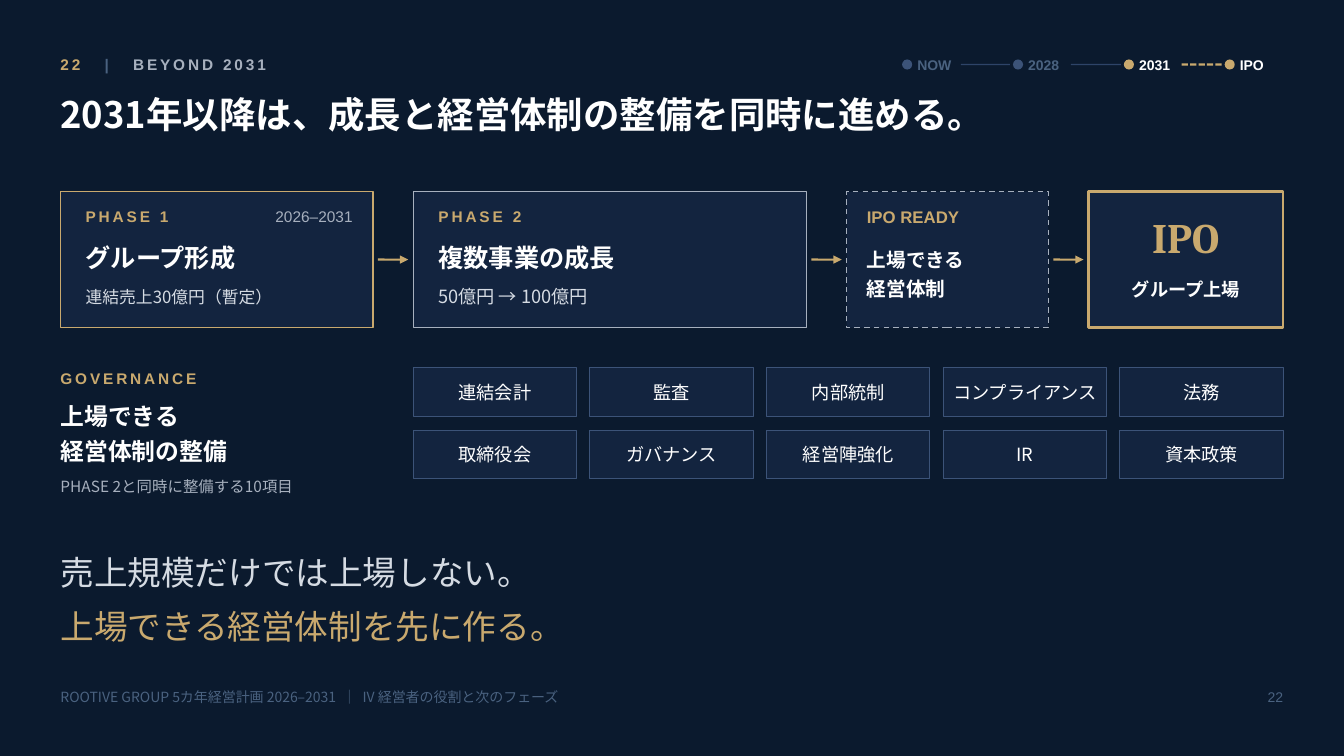
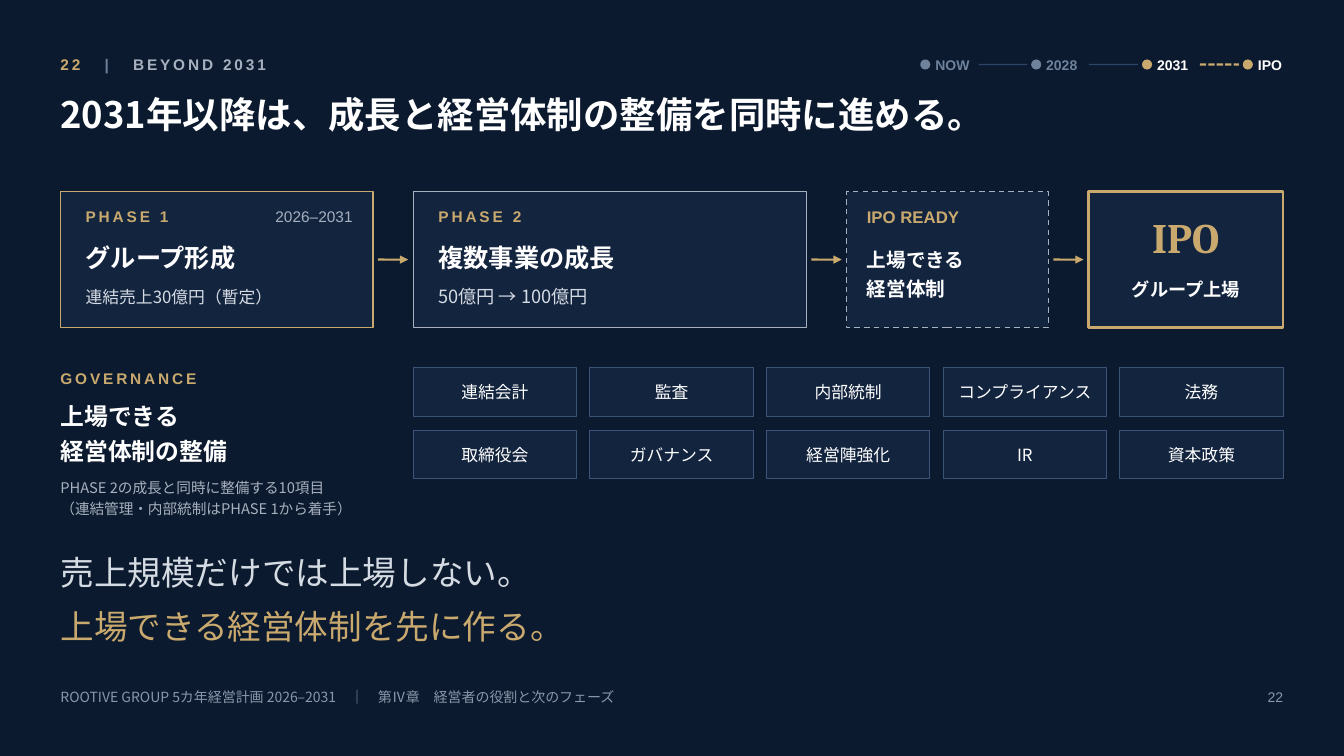
Before and after one commit to rootivebiz-create/ROOTIVE, a slide deck: slide 22 of docs/management-plan/ROOTIVE_GROUP_5year_plan_2026-2031.pptx. Drawn at 1344x756 pixels with LibreOffice and Linux fonts; fonts in the diff are those of the drawing. Boxes give left, top, right and bottom in pixels: in the first picture for what was removed or moved away, otherwise in the second. Text is boxed around its words. In the diff, an @@ line names an element or a change of style, - is before the commit and + after.

```diff
--- a/docs/management-plan/ROOTIVE_GROUP_5year_plan_2026-2031.pptx
+++ b/docs/management-plan/ROOTIVE_GROUP_5year_plan_2026-2031.pptx
@@ text "22 | BEYOND 2031" at [60, 59, 266, 70]: text colour #4A6280 to #6F829C in "|" @@
@@ 4 ellipses, 3 texts, 3 lines: place and size @@
-4 ellipses, 3 texts, 3 lines at [902, 59, 1235, 70]
+4 ellipses, 3 texts, 3 lines at [921, 59, 1253, 70]
@@ ellipse at [921, 59, 931, 70]: fill #3C5378 to #6F829C @@
@@ text "NOW" at [935, 60, 969, 70]: text colour #4A6280 to #6F829C @@
@@ ellipse at [1031, 59, 1042, 70]: fill #3C5378 to #6F829C @@
@@ text "2028" at [1046, 60, 1077, 70]: text colour #4A6280 to #6F829C @@
@@ text "IPO": place and size @@
-text "IPO" at [1240, 60, 1264, 70]
+text "IPO" at [1258, 60, 1282, 70]
@@ size 13 to 12 pt in 9 elements at [413, 368, 577, 416], [590, 368, 753, 416], [767, 368, 931, 416], [944, 368, 1107, 416], [1120, 368, 1284, 416], [413, 431, 577, 479], [590, 431, 753, 479], [767, 431, 931, 479], [1120, 431, 1284, 479] @@
@@ text "PHASE 2の成長と同時に整備する10項目" at [60, 480, 352, 515]: vertical alignment middle to top @@
@@ text at [60, 480, 352, 515]: text changed; size 11 to 10.5 pt @@
-PHASE 2と同時に整備する10項目
+PHASE 2の成長と同時に整備する10項目
+（連結管理・内部統制はPHASE 1から着手）
@@ text "22" at [1268, 692, 1284, 702]: text colour #4A6280 to #8A97AB @@
@@ text at [60, 690, 615, 703]: text changed; text colour #4A6280 to #8A97AB @@
-ROOTIVE GROUP 5カ年経営計画 2026–2031 ｜ IV 経営者の役割と次のフェーズ
+ROOTIVE GROUP 5カ年経営計画 2026–2031 ｜ 第Ⅳ章 経営者の役割と次のフェーズ
```
Also in this commit, not shown: 23 other slides changed, 2 other files.
